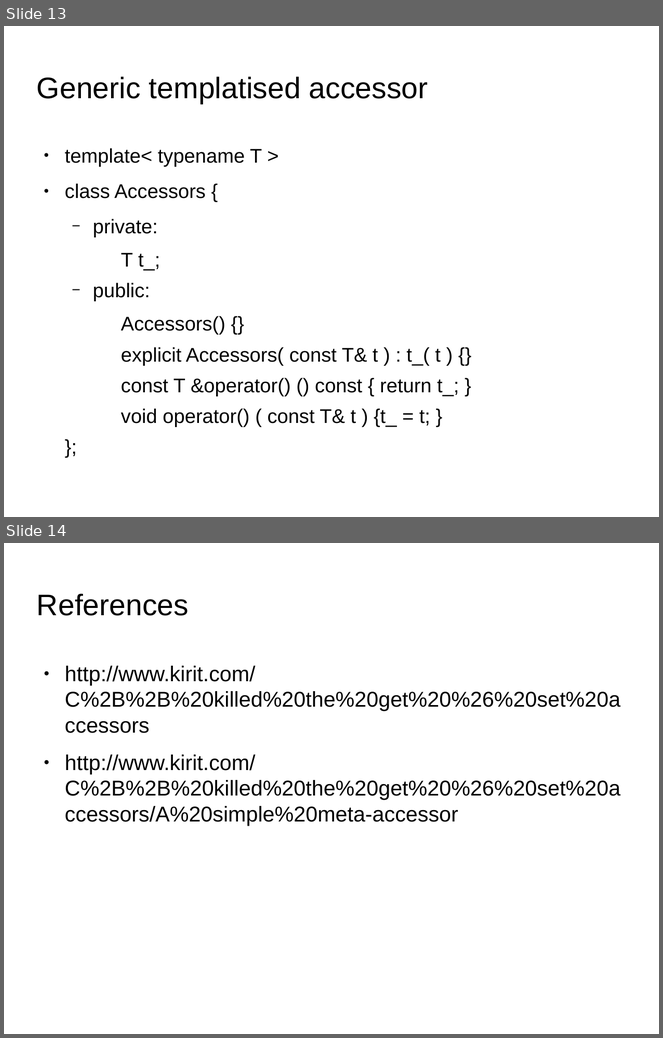
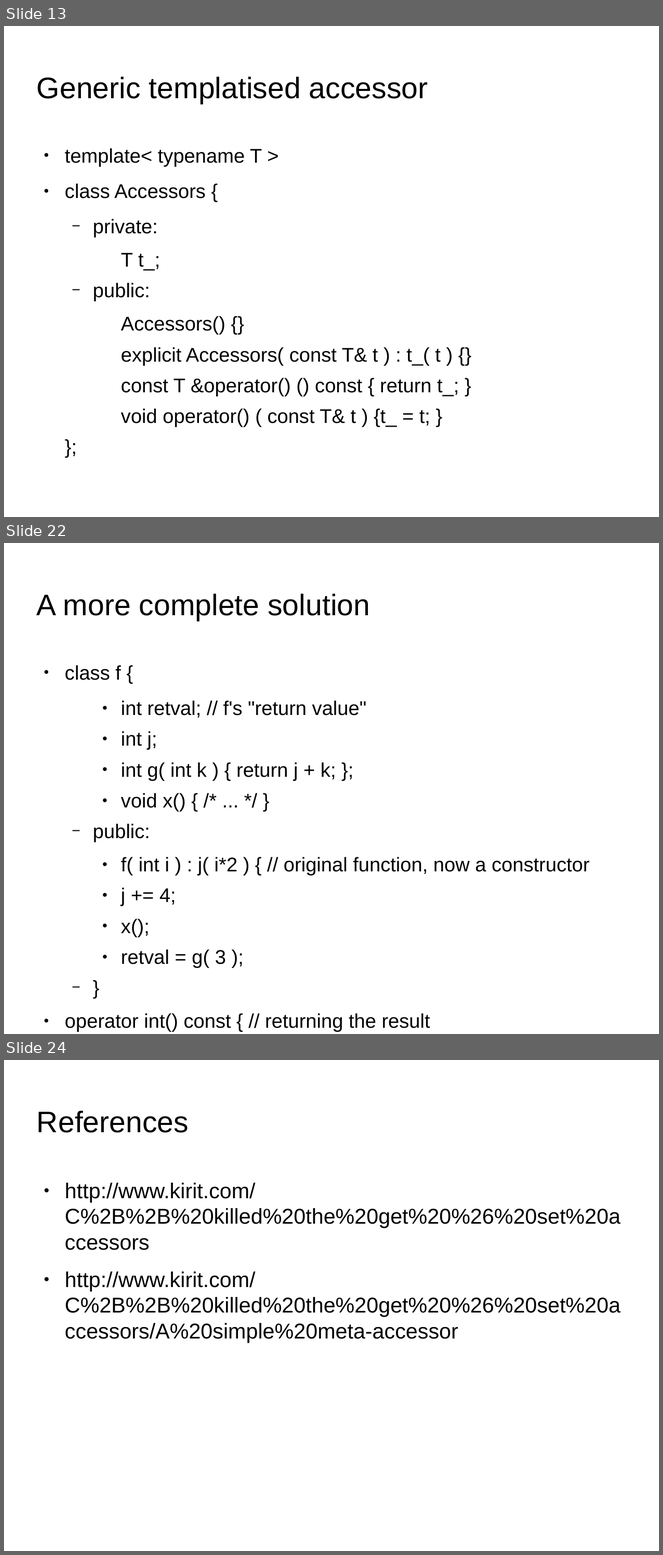
Before and after one commit to kks32/cpp-software-development, a slide deck: Ex15_Functors/Ex15_Functors.odp. Shown one above the other, each under a label of ours: slides 13 and 14 before the commit, slides 13, 22 and 24 after it; the slides between them are not shown. The pictures are 663x1038 and 663x1555 pixels, drawn with LibreOffice and Linux fonts; fonts in the diff are those of the drawing; background and template pictures are left out. Boxes give left, top, right and bottom in pixels: in the first picture for what was removed or moved away, otherwise in the second. Text is boxed around its words. In the diff, an @@ line names an element or a change of style, - is before the commit and + after.

Commit message:
Ex15 functors, std::functions

```diff
--- a/Ex15_Functors/Ex15_Functors.odp
+++ b/Ex15_Functors/Ex15_Functors.odp
@@ slide 22 added at (4,543,659,1034), background picture (left out) @@
@@ title added at (37,593,370,621), 36 pt, text #000000 @@
+A more complete solution
@@ text added at (65,665,590,1032), 24.1 pt, text #000000 @@
+● class f {
+    ● int retval; // f's "return value"
+    ● int j;
+    ● int g( int k ) { return j + k; };
+    ● void x() { /* ... */ }
+  − public:
+    ● f( int i ) : j( i*2 ) { // original function, now a constructor
+    ● j += 4;
+    ● x();
+    ● retval = g( 3 );
+  − }
+● operator int() const { // returning the result
+  − return retval;}
+● };
@@ what was slide 14 is now slide 24 @@
```
Also in this commit, not shown: 9 other slides added, 2 other files.
